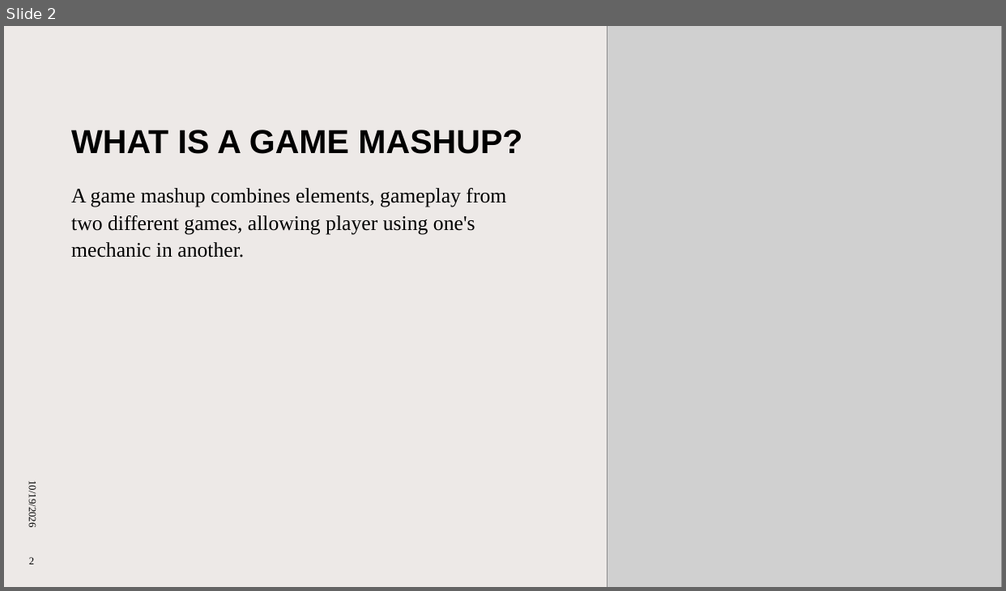
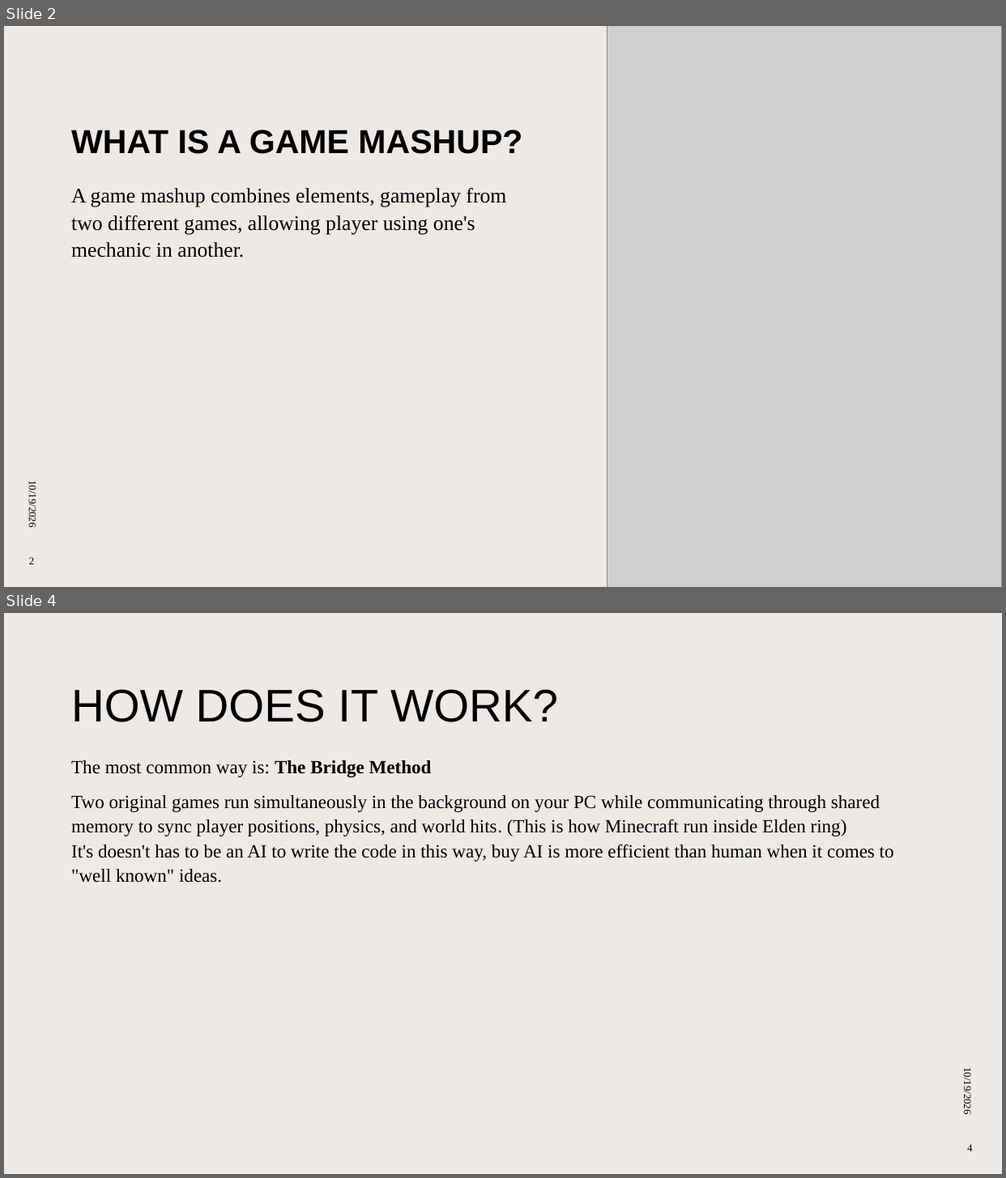
Before and after one commit to bboyko1/CEP-Project-1, a slide deck: CEP Project1.pptx. Shown one above the other, each under a label of ours: slide 2 before the commit, slides 2 and 4 after it; the slides between them are not shown. The pictures are 1006x591 and 1006x1178 pixels, drawn with LibreOffice and Linux fonts; fonts in the diff are those of the drawing; grey boxes stand for pictures. Boxes give left, top, right and bottom in pixels: in the first picture for what was removed or moved away, otherwise in the second. Text is boxed around its words. In the diff, an @@ line names an element or a change of style, - is before the commit and + after.

```diff
--- a/CEP Project1.pptx
+++ b/CEP Project1.pptx
@@ slide 4 added at <box>4,613,1002,1174</box>, background #EDE9E7 @@
@@ title added at <box>71,689,558,722</box>, 44 pt, text #000000 @@
+HOW DOES IT WORK?
@@ text added at <box>71,760,894,883</box>, 18 pt, text #000000 @@
+The most common way is: The Bridge Method
+Two original games run simultaneously in the background on your PC while communicating through shared memory to sync player positions, physics, and world hits. (This is how Minecraft run inside Elden ring)
+It's doesn't has to be an AI to write the code in this way, buy AI is more efficient than human when it comes to "well known" ideas.
@@ text added at <box>961,1071,973,1114</box>, 10 pt, text #000000 @@
+10/19/2026
@@ page number added at <box>967,1144,972,1152</box>, 10 pt, text #000000 @@
+4
```
Also in this commit, not shown: 1 slide changed, 2 other slides added.
